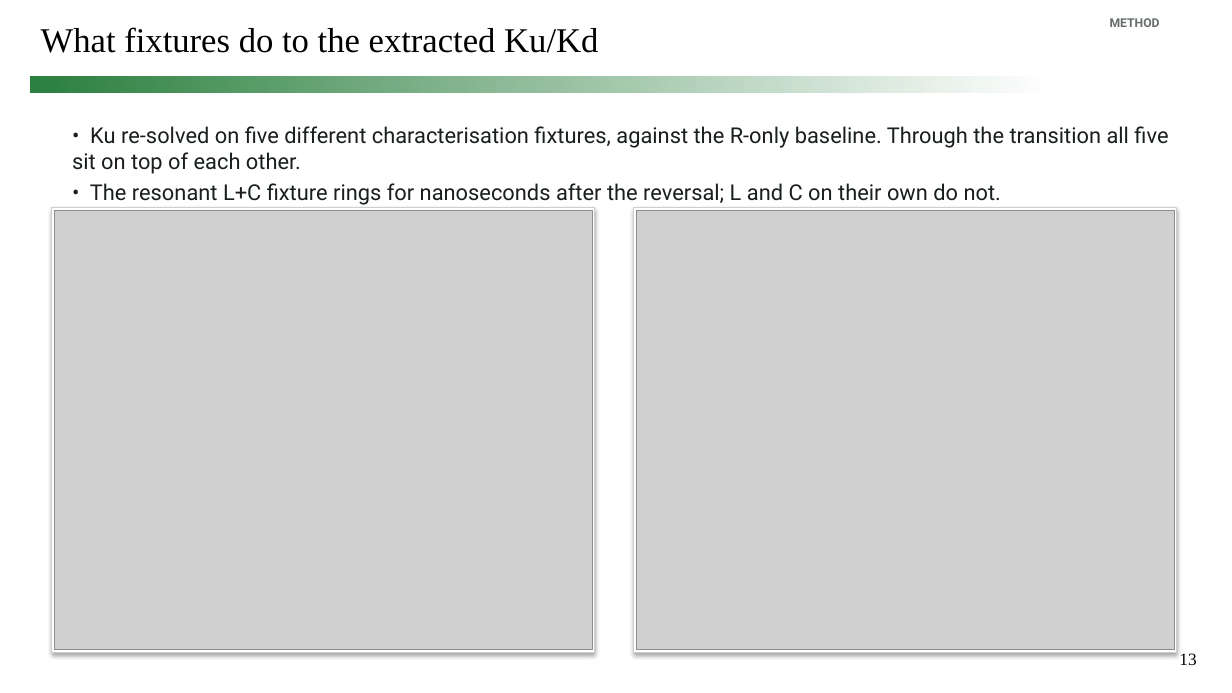
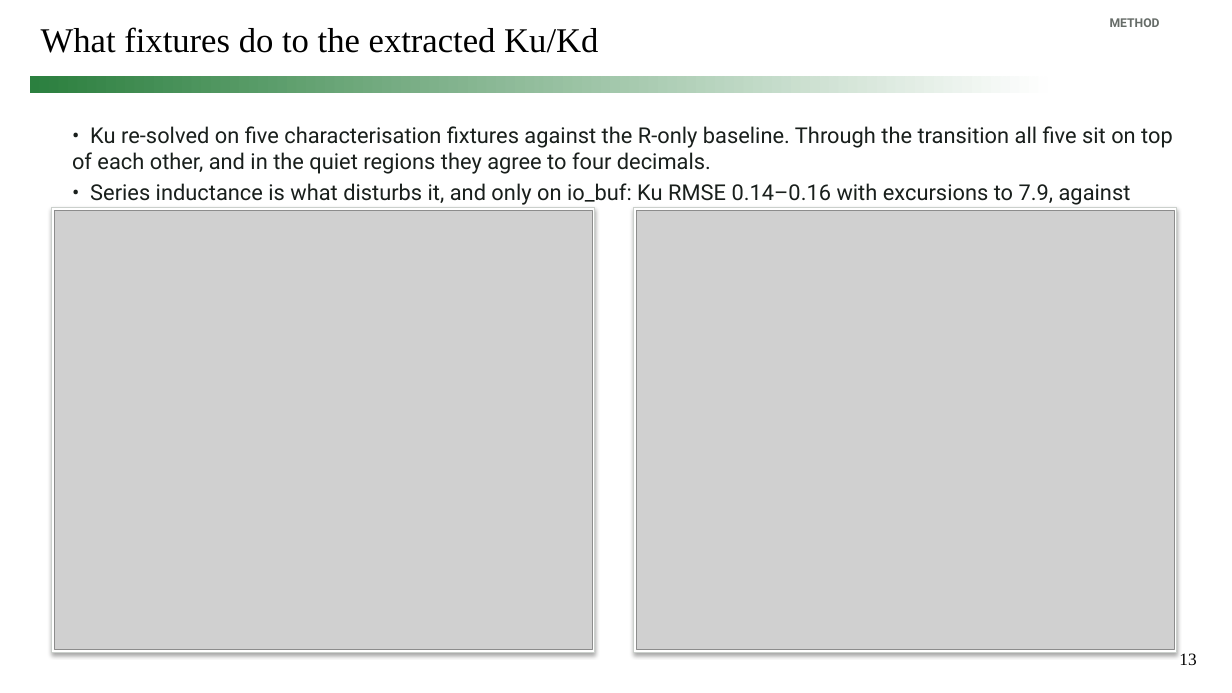
Before and after one commit to simon9721/ibis_comparison, a slide deck: slide 13 of results/meeting_deck_2026-09-04/ibis_pybis_status_2026-09-04.pptx. Drawn at 1232x693 pixels with LibreOffice and Linux fonts; fonts in the diff are those of the drawing; grey boxes stand for pictures. Boxes give left, top, right and bottom in pixels: in the first picture for what was removed or moved away, otherwise in the second. Text is boxed around its words. In the diff, an @@ line names an element or a change of style, - is before the commit and + after.

```diff
--- a/results/meeting_deck_2026-09-04/ibis_pybis_status_2026-09-04.pptx
+++ b/results/meeting_deck_2026-09-04/ibis_pybis_status_2026-09-04.pptx
@@ text at (72,126,1173,211): text changed @@
-• Ku re-solved on five different characterisation fixtures, against the R-only baseline. Through the transition all five sit on top of each other.
-• The resonant L+C fixture rings for nanoseconds after the reversal; L and C on their own do not.
+• Ku re-solved on five characterisation fixtures against the R-only baseline. Through the transition all five sit on top of each other, and in the quiet regions they agree to four decimals.
+• Series inductance is what disturbs it, and only on io_buf: Ku RMSE 0.14–0.16 with excursions to 7.9, against ≤0.03 on inv_chain and ex2.
```
Also in this commit, not shown: 1 other file.
